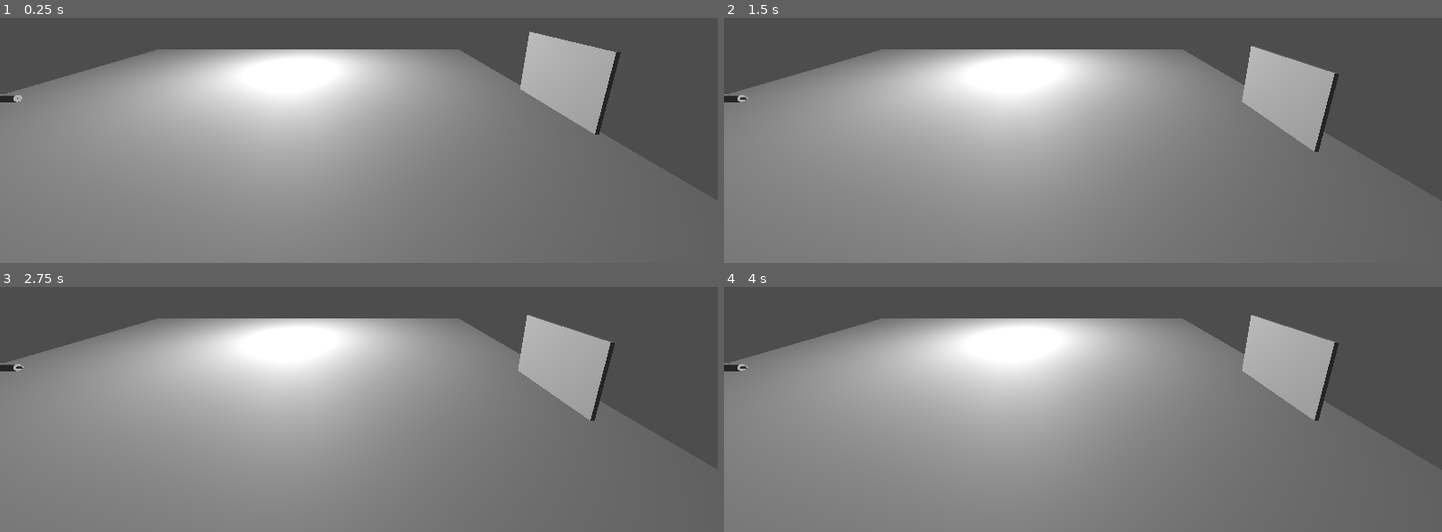
Above: before the commit, frames 1-4 (two rows, left to right).
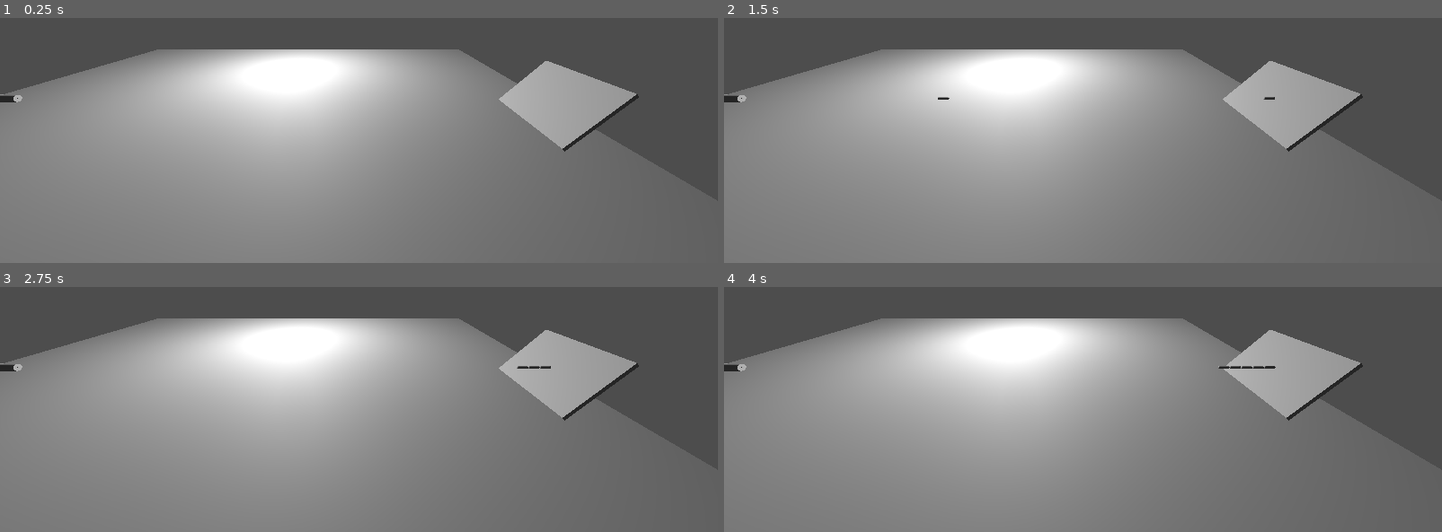
Above: after the commit, the same moments.

Repository: KrzysztofSieczkiewicz/Godot-ArmorPenetrationTest
Game: Godot game, scene res://Main.tscn
Two runs of this game, one before a commit and one after it. Both use one fixed random seed, a clock stepped at 60 frames per second and the inputs below.
Inputs (mouse positions are in pixels of both pictures, inside the frame that each line leads up to):
- Up to frame 1 (0.25 s): no input
- Up to frame 2 (1.5 s): move the mouse to (1240, 42) at 0.52 s; click (1240, 42) at 0.6 s; tap Enter at 1.25 s; move the mouse to (939, 81) at 1.27 s; click (939, 81) at 1.35 s
- Up to frame 3 (2.75 s): tap Space at 2 s; move the mouse to (outside the picture) at 2.02 s; click (outside the picture) at 2.1 s
- Up to frame 4 (4 s): tap Enter at 2.75 s; move the mouse to (1047, 411) at 2.77 s; click (1047, 411) at 2.85 s; tap Space at 3.5 s; move the mouse to (1298, 389) at 3.52 s; click (1298, 389) at 3.6 s

The runs differ from the first frame. In frame 1, 3.4% of the frame differs, in the area x 69-89%, y 5-55%; in frame 2, 2.0%; in frame 3, 2.0%; in frame 4, 2.0%.

Commit message:
projectile move_and_collide

Diff:
--- a/Armor/Armor.tscn
+++ b/Armor/Armor.tscn
@@ -7,6 +7,7 @@
 size = Vector3(3, 2, 0.1)
 
 [node name="Armor" type="RigidBody3D"]
+gravity_scale = 0.0
 
 [node name="CollisionShape3D" type="CollisionShape3D" parent="."]
 shape = SubResource("BoxShape3D_6nrul")
--- a/Cannon/Cannon.gd
+++ b/Cannon/Cannon.gd
@@ -4,11 +4,11 @@
 @onready var BARREL: Node3D = $ProjectileSpawner
 
 var bullet = load("res://Projectile/Projectile_AP.tscn")
-var instance
 
 func _physics_process(delta: float) -> void:
 	if Input.is_action_just_pressed("Shoot"):
 		var instance = bullet.instantiate()
 		instance.position = PROJECTILE_SPAWNER.global_position
-		instance.transform.basis = PROJECTILE_SPAWNER.global_transform.basis
+		var forward_vector: Vector3 = -PROJECTILE_SPAWNER.global_transform.basis.z
+		instance.initial_direction = forward_vector
 		get_parent().add_child(instance)
--- a/Main.tscn
+++ b/Main.tscn
@@ -30,7 +30,7 @@
 transform = Transform3D(1, 0, 0, 0, 1, 0, 0, 0, 1, 0, 1, 8)
 
 [node name="Armor" parent="." instance=ExtResource("2_uu6xs")]
-transform = Transform3D(1, 0, 0, 0, 1, 0, 0, 0, 1, 0, 2, -9)
+transform = Transform3D(1, 0, 0, 0, 0.70710677, 0.70710677, 0, -0.70710677, 0.70710677, 0, 1, -9)
 
 [node name="Camera3D" type="Camera3D" parent="."]
 transform = Transform3D(-4.222196e-08, -0.25881907, 0.9659258, -1.131334e-08, 0.9659259, 0.25881907, -1, 8.881784e-16, -4.371139e-08, 7.065508, 4, -3.3647938)
--- a/Projectile/Projectile_AP.gd
+++ b/Projectile/Projectile_AP.gd
@@ -5,14 +5,26 @@
 @onready var mesh = $MeshInstance3D
 @onready var collider = $CollisionShape3D
 
-var direction: Vector3 = Vector3.ZERO
-
+var initial_direction: Vector3 = Vector3.ZERO
 
 func _ready() -> void:
-	if direction != Vector3.ZERO:
-		look_at(global_position + direction, Vector3.UP)
+	if initial_direction != Vector3.ZERO:
+		velocity = initial_direction * SPEED
+		look_at(global_position + velocity, Vector3.UP)
 
 func _physics_process(delta: float) -> void:
 	# calculate movement vector:
-	var velocity_vector: Vector3 = direction * SPEED;
-	#TODO: finish with the move_and_collide
+	var motion: Vector3 = velocity * delta
+
+	var collision: KinematicCollision3D = move_and_collide(motion)
+
+	if collision:
+		_handle_collision(collision);
+
+func _handle_collision(collision_info: KinematicCollision3D) -> void:
+	var body_hit = collision_info.get_collider()
+
+	var collision_angle = collision_info.get_angle()
+
+	push_warning("Collision detected! Collided body: %s" % body_hit)
+	push_warning("Collision detected! Collision angle %s" % rad_to_deg(collision_angle))
